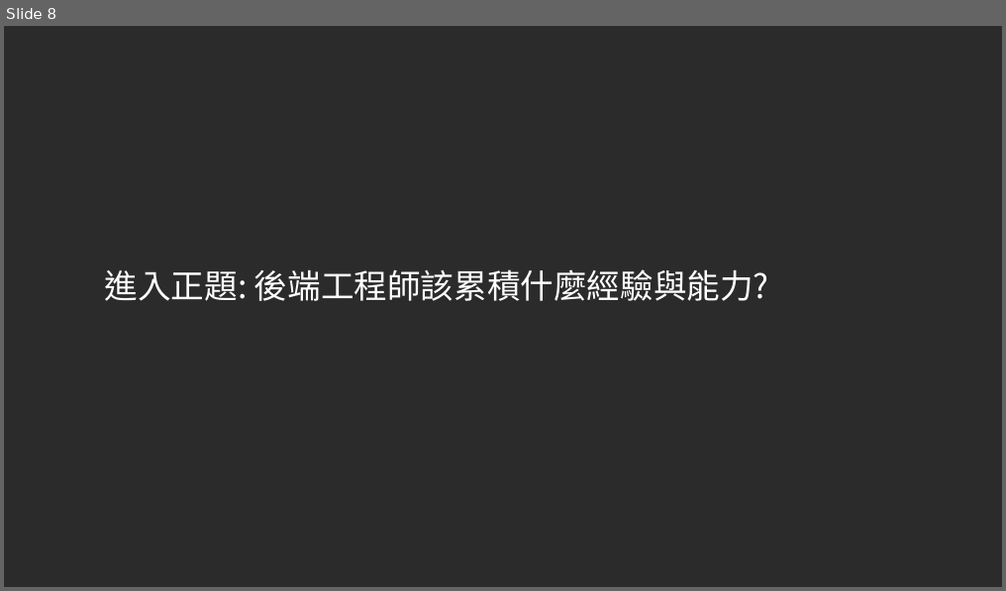
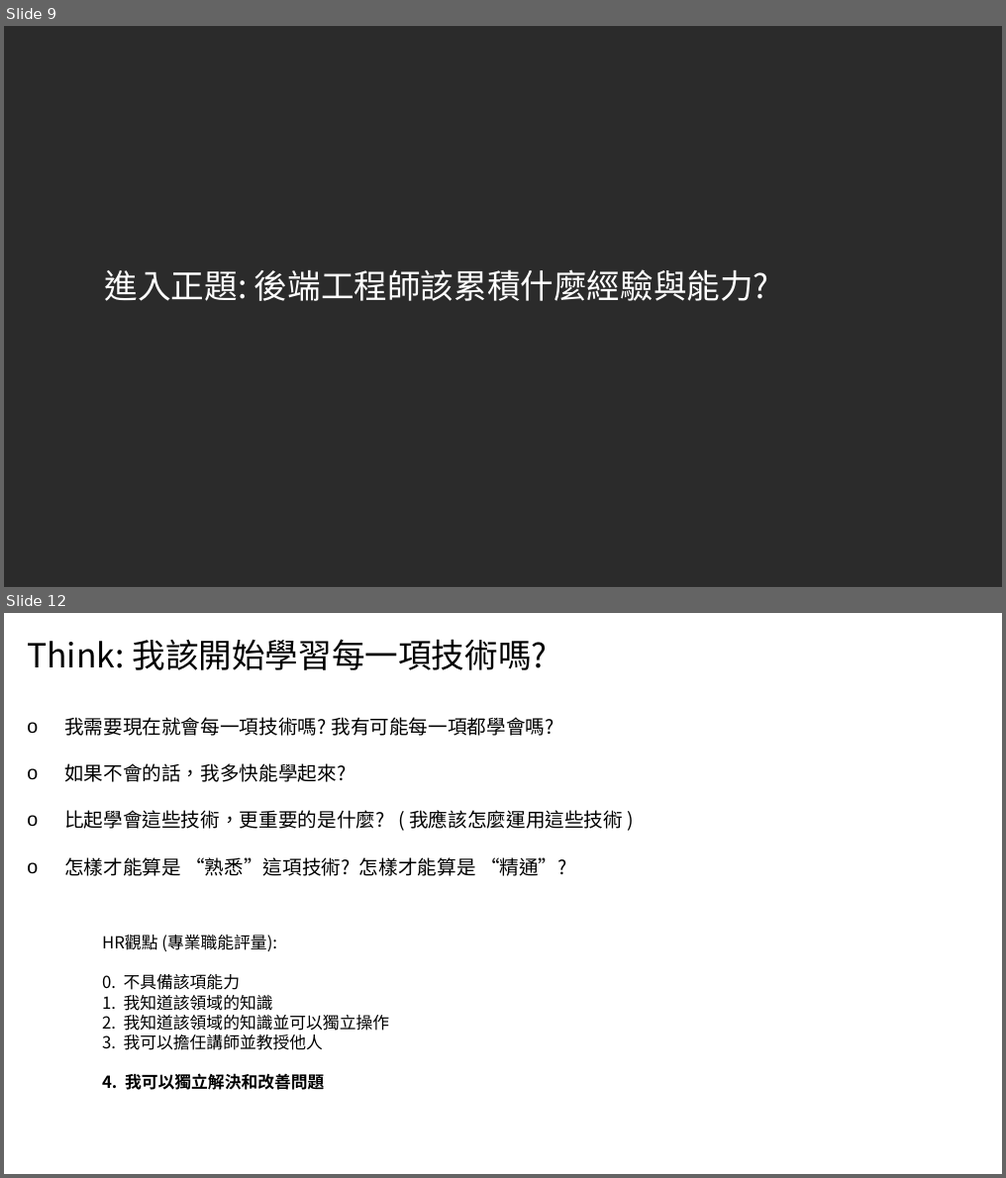
Before and after one commit to andrew0928/Meetup, a slide deck: 20200823.Study4Dev/Study4-後端工程師的修練之路-AndrewWu.pptx. Shown one above the other, each under a label of ours: slide 8 before the commit, slides 9 and 12 after it; the slides between them are not shown. The pictures are 1006x591 and 1006x1178 pixels, drawn with LibreOffice and Linux fonts; fonts in the diff are those of the drawing; background and template pictures are left out; a plain dark background stands for a picture behind light text. Boxes give left, top, right and bottom in pixels: in the first picture for what was removed or moved away, otherwise in the second. Text is boxed around its words. In the diff, an @@ line names an element or a change of style, - is before the commit and + after.

```diff
--- a/20200823.Study4Dev/Study4-後端工程師的修練之路-AndrewWu.pptx
+++ b/20200823.Study4Dev/Study4-後端工程師的修練之路-AndrewWu.pptx
@@ slide 12 added at (x1=4, y1=613, x2=1002, y2=1174), background #FFFFFF @@
@@ title added at (x1=27, y1=639, x2=547, y2=670), 24 pt, text #000000 @@
+Think: 我該開始學習每一項技術嗎?
@@ subtitle added at (x1=64, y1=717, x2=623, y2=876), 14 pt, text #000000 @@
+o 我需要現在就會每一項技術嗎? 我有可能每一項都學會嗎?
+o 如果不會的話，我多快能學起來?
+o 比起學會這些技術，更重要的是什麼? ( 我應該怎麼運用這些技術 )
+o 怎樣才能算是 “熟悉”這項技術? 怎樣才能算是 “精通”?
@@ text added at (x1=102, y1=935, x2=390, y2=1090), 12 pt, text #000000 @@
+HR觀點 (專業職能評量):
+0. 不具備該項能力
+1. 我知道該領域的知識
+2. 我知道該領域的知識並可以獨立操作
+3. 我可以擔任講師並教授他人
+4. 我可以獨立解決和改善問題
@@ what was slide 8 is now slide 9 @@
```
Also in this commit, not shown: 2 slides changed, 9 other slides added, 8 slides removed.
